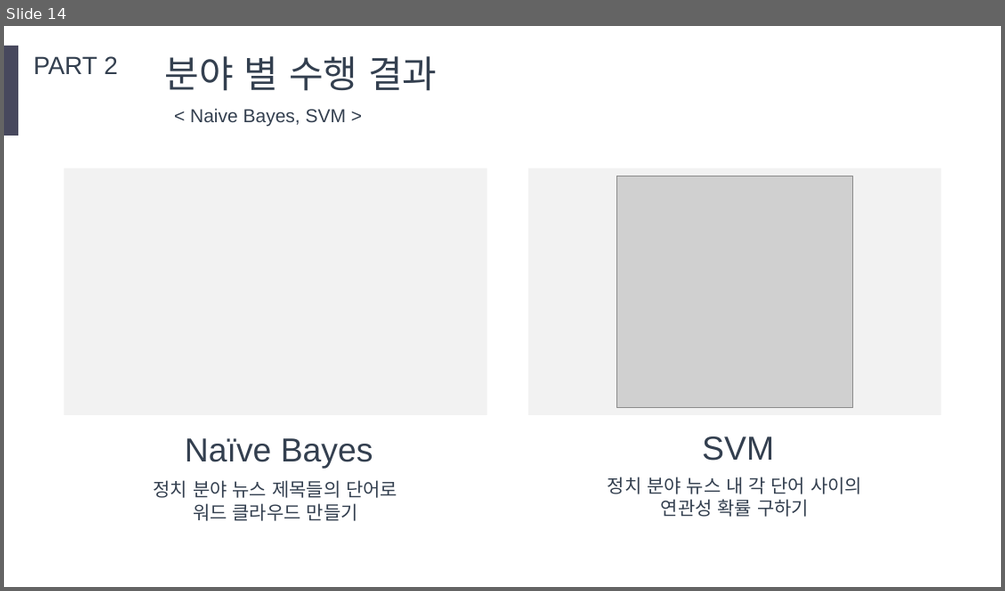
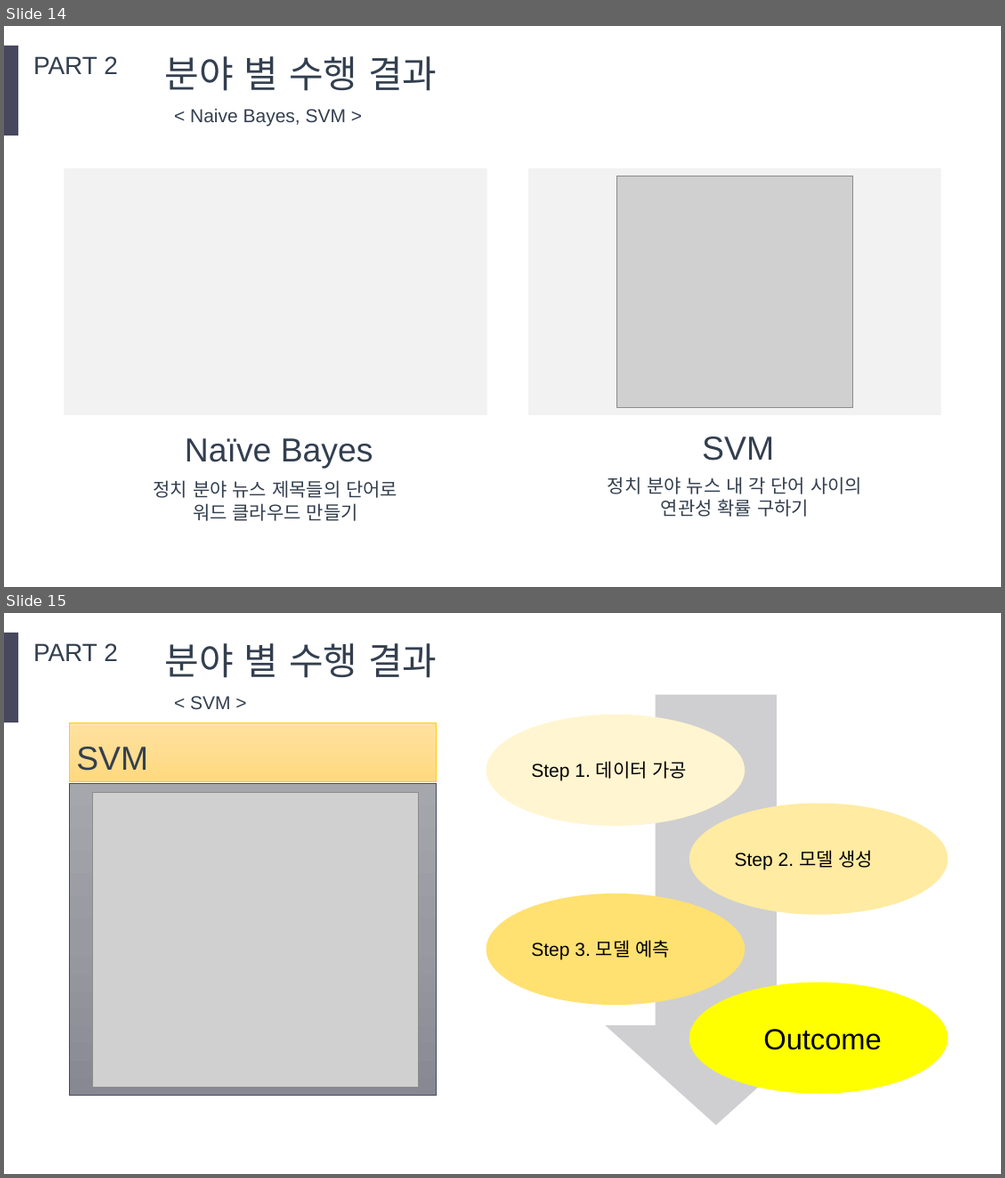
Before and after one commit to littlecsi/tjproject, a slide deck: PPT(양식).pptx. Shown one above the other, each under a label of ours: slide 14 before the commit, slides 14 and 15 after it. The pictures are 1005x591 and 1005x1178 pixels, drawn with LibreOffice and Linux fonts; fonts in the diff are those of the drawing; grey boxes stand for pictures. Boxes give left, top, right and bottom in pixels: in the first picture for what was removed or moved away, otherwise in the second. Text is boxed around its words. In the diff, an @@ line names an element or a change of style, - is before the commit and + after.

```diff
--- a/PPT(양식).pptx
+++ b/PPT(양식).pptx
@@ slide 15 added at (4, 613, 1001, 1174), background #FFFFFF @@
@@ rectangle added at (4, 633, 18, 722), fill #47485D @@
@@ text added at (33, 643, 118, 661), 24 pt, text #333F50 @@
+PART 2
@@ text added at (165, 643, 437, 678), 36 pt, text #333F50 @@
+분야 별 수행 결과
@@ text added at (190, 696, 230, 709), 18 pt, text #333F50 @@
+< SVM >
@@ ellipse added at (486, 714, 745, 826), fill #FFF5D0, 18 pt, text #000000 @@
+Step 1. 데이터 가공
@@ down arrow added at (607, 695, 825, 1125), fill #CFCFD2 at 90% opacity, outline #CFCFD2 1 pt @@
@@ rectangle added at (69, 722, 437, 781), fill gradient #FFE3A0 to #FFDE92 to #FFDA7E, outline #FFCD13 0.5 pt, 32 pt, text #333F50 @@
+SVM
@@ rectangle added at (69, 784, 437, 1095), fill gradient #A6A6AE to #9A9AA2 to #888993, outline #47485D 0.5 pt @@
@@ picture added at (92, 793, 419, 1087) @@
@@ ellipse added at (689, 803, 947, 915), fill #FFEBA1, 18 pt, text #000000 @@
+Step 2. 모델 생성
@@ ellipse added at (486, 893, 745, 1005), fill #FFE171, 18 pt, text #000000 @@
+Step 3. 모델 예측
@@ ellipse added at (689, 982, 947, 1094), fill #FFFF00, 28 pt, text #000000 @@
+Outcome
```
Also in this commit, not shown: 2 slides changed, 2 other files.
